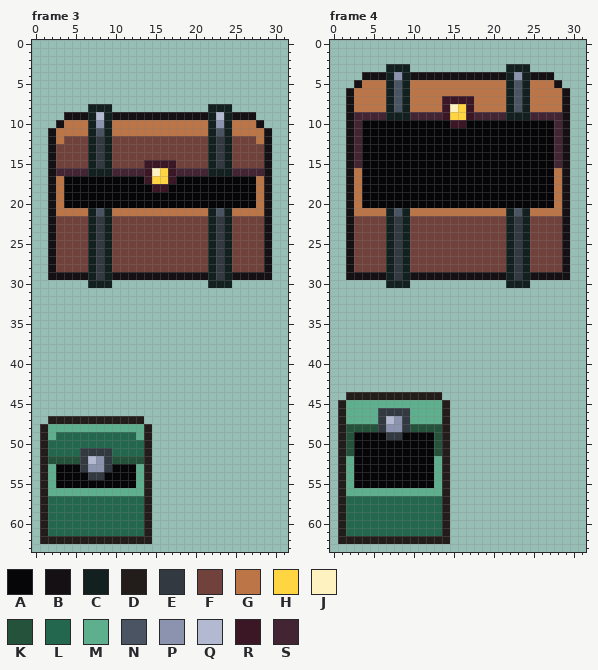
Pixel-art file, stored at assets/chest.ase. The first picture shows the starting point.
32x64 pixels, 5 frames. Shown: frame 3, frame 4. The commit also changed other frames, which this record leaves out.
Palette (. is transparent): A #060608  B #141013  C #122020  D #221c1a  E #333941  F #71413b  G #bb7547  H #ffd541  J #fef3c0  K #24523b  L #23674e  M #5daf8d  N #4a5462  P #8b93af  Q #b3b9d1  R #3b1725  S #422433
Pixels before, frame 3, first column x 1:
 8 ......CCC............CCC.....
 9 ...BBBCQCBBBBBBBBBBBBCQCBBB..
10 ..BGGGCPCGGGGGGGGGGGGCPCGGGB.
11 .BGGGGCNCGGGGGGGGGGGGCNCGGGGB
12 .BGFFFCECFFFFFFFFFFFFCECFFFGB
13 .BFFFFCECFFFFFFFFFFFFCECFFFFB
14 .BFFFFCECFFFFFFFFFFFFCECFFFFB
15 .BFFFFCECFFFFRRRRFFFFCECFFFFB
16 .BSSSSCCCSSSSRJHRSSSSCCCSSSSB
17 .BGAAAAAAAAAARHHRAAAAAAAAAAGB
18 .BGAAAAAAAAAAARRAAAAAAAAAAAGB
19 .BGAAAAAAAAAAAAAAAAAAAAAAAAGB
20 .BGAAAAAAAAAAAAAAAAAAAAAAAAGB
21 .BGGGGCNCGGGGGGGGGGGGCNCGGGGB
22 .BFFFFCECFFFFFFFFFFFFCECFFFFB
23 .BFFFFCECFFFFFFFFFFFFCECFFFFB
24 .BFFFFCECFFFFFFFFFFFFCECFFFFB
25 .BFFFFCECFFFFFFFFFFFFCECFFFFB
26 .BFFFFCECFFFFFFFFFFFFCECFFFFB
27 .BFFFFCECFFFFFFFFFFFFCECFFFFB
28 .BFFFFCECFFFFFFFFFFFFCECFFFFB
29 .BBBBBCECBBBBBBBBBBBBCECBBBBB
30 ......CCC............CCC.....
31 .............................
32 .............................
33 .............................
34 .............................
35 .............................
36 .............................
37 .............................
38 .............................
39 .............................
40 .............................
41 .............................
42 .............................
43 .............................
44 .............................
45 .............................
46 .............................
47 .DDDDDDDDDDDD................
48 DMMMMMMMMMMMMD...............
49 DMLLLLLLLLLLMD...............
50 DLLLLLLLLLLLLD...............
51 DLLLLEEEELLLLD...............
52 DKKKKEQPEKKKKD...............
53 DMAAAEPPEAAAMD...............
54 DMAAAAEEAAAAMD...............
55 DMAAAAAAAAAAMD...............
56 DMMMMMMMMMMMMD...............
57 DLLLLLLLLLLLLD...............
58 DLLLLLLLLLLLLD...............
59 DLLLLLLLLLLLLD...............
60 DLLLLLLLLLLLLD...............
61 DLLLLLLLLLLLLD...............
62 DDDDDDDDDDDDDD...............
Pixels before, frame 4, first column x 1:
 3 ......CCC............CCC.....
 4 ...BBBCPCBBBBBBBBBBBBCPCBBB..
 5 ..BGGGCNCGGGGGGGGGGGGCNCGGGB.
 6 .BGGGGCNCGGGGGGGGGGGGCNCGGGGB
 7 .BGGGGCNCGGGGRRRRGGGGCNCGGGGB
 8 .BGGGGCNCGGGGRJHRGGGGCNCGGGGB
 9 .BSSSSCCCSSSSRHHRSSSSCCCSSSSB
10 .BSAAAAAAAAAAARRAAAAAAAAAAASB
11 .BSAAAAAAAAAAAAAAAAAAAAAAAASB
12 .BSAAAAAAAAAAAAAAAAAAAAAAAASB
13 .BSAAAAAAAAAAAAAAAAAAAAAAAASB
14 .BSAAAAAAAAAAAAAAAAAAAAAAAASB
15 .BSAAAAAAAAAAAAAAAAAAAAAAAASB
16 .BGAAAAAAAAAAAAAAAAAAAAAAAAGB
17 .BGAAAAAAAAAAAAAAAAAAAAAAAAGB
18 .BGAAAAAAAAAAAAAAAAAAAAAAAAGB
19 .BGAAAAAAAAAAAAAAAAAAAAAAAAGB
20 .BGAAAAAAAAAAAAAAAAAAAAAAAAGB
21 .BGGGGCNCGGGGGGGGGGGGCNCGGGGB
22 .BFFFFCECFFFFFFFFFFFFCECFFFFB
23 .BFFFFCECFFFFFFFFFFFFCECFFFFB
24 .BFFFFCECFFFFFFFFFFFFCECFFFFB
25 .BFFFFCECFFFFFFFFFFFFCECFFFFB
26 .BFFFFCECFFFFFFFFFFFFCECFFFFB
27 .BFFFFCECFFFFFFFFFFFFCECFFFFB
28 .BFFFFCECFFFFFFFFFFFFCECFFFFB
29 .BBBBBCECBBBBBBBBBBBBCECBBBBB
30 ......CCC............CCC.....
31 .............................
32 .............................
33 .............................
34 .............................
35 .............................
36 .............................
37 .............................
38 .............................
39 .............................
40 .............................
41 .............................
42 .............................
43 .............................
44 .DDDDDDDDDDDD................
45 DMMMMMMMMMMMMD...............
46 DMMMMEEEEMMMMD...............
47 DMMMMEQPEMMMMD...............
48 DKKKKEPPEKKKKD...............
49 DKAAAAEEAAAAKD...............
50 DKAAAAAAAAAAKD...............
51 DKAAAAAAAAAAKD...............
52 DMAAAAAAAAAAMD...............
53 DMAAAAAAAAAAMD...............
54 DMAAAAAAAAAAMD...............
55 DMAAAAAAAAAAMD...............
56 DMMMMMMMMMMMMD...............
57 DLLLLLLLLLLLLD...............
58 DLLLLLLLLLLLLD...............
59 DLLLLLLLLLLLLD...............
60 DLLLLLLLLLLLLD...............
61 DLLLLLLLLLLLLD...............
62 DDDDDDDDDDDDDD...............
After:
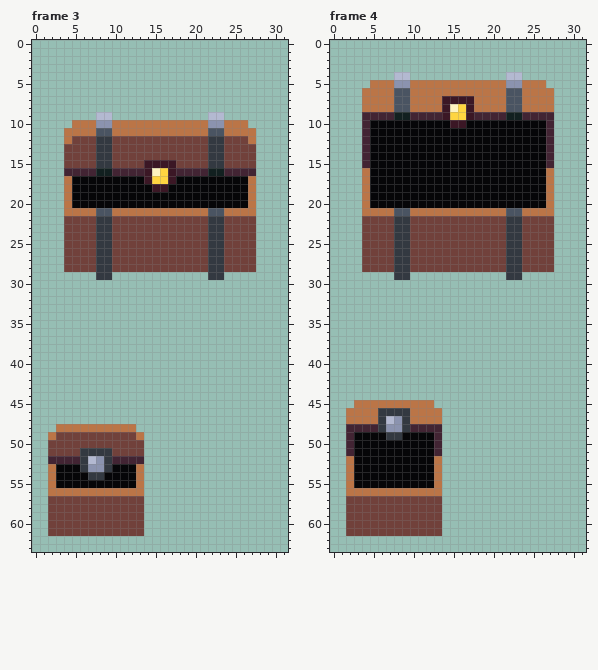
The exact change:
layer "Rework" added
layer "Layer 1" removed
Changed rows in their new state; - is an unchanged pixel.
Frame 3:
first column x 2:
 8 -----...------------...-----
 9 --....-Q............Q-....--
10 -..--G-P------------P-G--..-
11 ..---G-N------------N-G---..
12 ..G--F-E------------E-F--G..
13 ..---F-E------------E-F---..
14 ..---F-E------------E-F---..
15 ..---F-E------------E-F---..
16 ..---S----------------S---..
17 ..G----------------------G..
18 ..G----------------------G..
19 ..G----------------------G..
20 ..G----------------------G..
21 ..---G-N------------N-G---..
22 ..---F-E------------E-F---..
23 ..---F-E------------E-F---..
24 ..---F-E------------E-F---..
25 ..---F-E------------E-F---..
26 ..---F-E------------E-F---..
27 ..---F-E------------E-F---..
28 ..---F-E------------E-F---..
29 ......-E............E-......
30 -----...------------...-----
first column x 1:
47 -............-
48 ..GGGGGGGGGG..
49 .GFFFFFFFFFFG.
50 .FFFFFFFFFFFF.
51 .FFFF----FFFF.
52 .SSSS----SSSS.
53 .G----------G.
54 .G----------G.
55 .G----------G.
56 .GGGGGGGGGGGG.
57 .FFFFFFFFFFFF.
58 .FFFFFFFFFFFF.
59 .FFFFFFFFFFFF.
60 .FFFFFFFFFFFF.
61 .FFFFFFFFFFFF.
62 ..............
Frame 4:
first column x 2:
 3 -----...------------...-----
 4 --....QQ............QQ....--
 5 -..--GPP------------PPG--..-
 6 ..---G-N------------N-G---..
 7 ..---G-N------------N-G---..
 8 ..---G-N------------N-G---..
 9 ..---S----------------S---..
10 ..S----------------------S..
11 ..S----------------------S..
12 ..S----------------------S..
13 ..S----------------------S..
14 ..S----------------------S..
15 ..S----------------------S..
16 ..G----------------------G..
17 ..G----------------------G..
18 ..G----------------------G..
19 ..G----------------------G..
20 ..G----------------------G..
21 ..---G-N------------N-G---..
22 ..---F-E------------E-F---..
23 ..---F-E------------E-F---..
24 ..---F-E------------E-F---..
25 ..---F-E------------E-F---..
26 ..---F-E------------E-F---..
27 ..---F-E------------E-F---..
28 ..---F-E------------E-F---..
29 ......-E............E-......
30 -----...------------...-----
first column x 1:
44 -............-
45 ..GGGGGGGGGG..
46 .GGGG----GGGG.
47 .GGGG----GGGG.
48 .SSSS----SSSS.
49 .S----------S.
50 .S----------S.
51 .S----------S.
52 .G----------G.
53 .G----------G.
54 .G----------G.
55 .G----------G.
56 .GGGGGGGGGGGG.
57 .FFFFFFFFFFFF.
58 .FFFFFFFFFFFF.
59 .FFFFFFFFFFFF.
60 .FFFFFFFFFFFF.
61 .FFFFFFFFFFFF.
62 ..............
Boxes around the changes in both pictures, in picture pixels (x1, y1, x2, y2):
changed: (48, 104, 272, 288)
changed: (40, 416, 152, 544)
changed: (346, 64, 570, 288)
changed: (338, 392, 450, 544)
